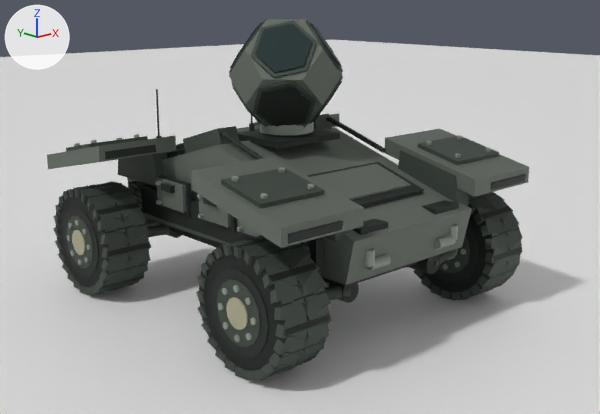
An edit to the Blender file source/blender/xb12.blend, drawn before and after from the same camera.
Before and after are seen from a camera (50 mm lens) standing at (-4.86, -5.63, 2.74) and looking at (0.06, -0.21, 0.84). The axes (+X, +Y, +Z) are drawn at upper left. The lights are the same throughout. The picture after the commit comes second.

In view in the first picture: 'REVIEW_GROUND_NOT_EXPORTED', 'SENSOR_HEX_SPHERE', 'SENSOR_INSTRUMENTS', 'SUSP_ARM_FL', 'WHEEL_FL', 'WHEEL_FR', 'WHEEL_RL', 'XB12_HULL' and 4 more.
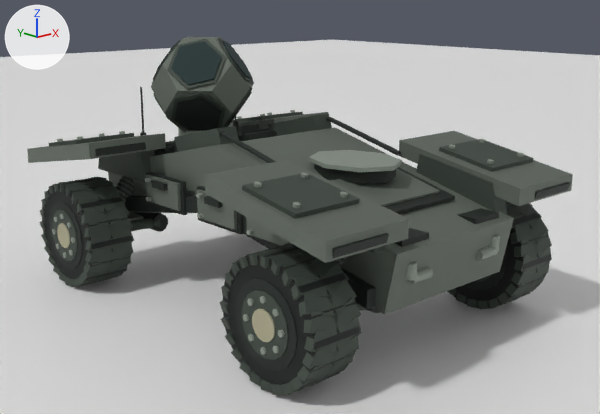
Not drawn themselves, but carrying or shaping drawn objects: ob_sensor_yaw, ob_susp_pivot_fl, ob_susp_pivot_fr, ob_susp_pivot_rl, ob_damper_aim_rl.

Where the change shows, as pixel boxes [x1, y1, x2, y2] in the pictures (600 x 414 px; the box of a moved part takes in the faces that stretch with it):
'XB12_HULL', reshaped (13% wider, 16% taller)
    before: [47, 89, 529, 285]
    after: [27, 87, 573, 315]
'WHEEL_FL', moved
    before: [196, 235, 332, 381]
    after: [219, 243, 362, 395]
'WHEEL_RL', moved
    before: [53, 181, 151, 295]
    after: [39, 177, 134, 287]
'SENSOR_INSTRUMENTS', moved
    before: [229, 19, 343, 127]
    after: [152, 36, 254, 131]
'WHEEL_FR', moved
    before: [413, 192, 523, 300]
    after: [447, 201, 552, 309]
'SENSOR_HEX_SPHERE', moved
    before: [229, 19, 342, 128]
    after: [151, 37, 254, 133]
'SUSP_ARM_RL', moved
    before: [145, 218, 181, 238]
    after: [128, 213, 168, 232]
'SUSP_ARM_FL', moved (mostly hidden afterwards)
    before: [325, 281, 359, 303]
    after: [356, 303, 380, 313]
'SUSP_ARM_FR', moved (not visible afterwards)
    before: [408, 249, 457, 274]
'DAMPER_BARREL_RL', moved
    before: [132, 181, 148, 206]
    after: [116, 176, 134, 205]
part 1 of me_mesh_0, moved or reshaped (mostly hidden)
    before: [153, 152, 167, 186]
    after: [140, 150, 155, 183]
part 2 of me_mesh_0, moved or reshaped
    before: [98, 136, 176, 162]
    after: [89, 133, 166, 159]
part 3 of me_mesh_0, moved or reshaped
    before: [89, 136, 148, 147]
    after: [76, 133, 134, 144]
part 4 of me_mesh_0, moved or reshaped
    before: [105, 145, 156, 159]
    after: [95, 142, 146, 156]
part 5 of me_mesh_0, moved or reshaped (mostly hidden)
    before: [335, 230, 350, 241]
    after: [374, 246, 383, 253]
part 6 of me_mesh_0, moved or reshaped
    before: [281, 207, 364, 248]
    after: [326, 219, 409, 263]
part 7 of me_mesh_0, moved or reshaped
    before: [260, 190, 325, 208]
    after: [295, 199, 360, 218]
part 8 of me_mesh_0, deleted
    before: [47, 89, 529, 285]
part 9 of me_mesh_0, built on
    before: [127, 114, 471, 285]
    after: [27, 87, 573, 315]

The change in detail:
me_mesh_0 is used by ob_xb12_hull; parent ob_xb12_chassis; location (0.0, 0.0, 0.0).
me_mesh_0 had 3298 vertices, 2336 faces and spanned x -1.44..1.44, y -1.7..1.68, z 0.5..1.85.
me_mesh_0 now has 3388 vertices, 2416 faces and spans x -1.44..1.44, y -2.12..2.1, z 0.52..1.85.
me_mesh_0 part 1: the loose piece of 4 vertices spanning x -0.79..-0.64, y 0.83..0.88, z 0.99..1.39 is moved by (0.0, 0.21, 0.0).
me_mesh_0 part 2: the loose piece of 4 vertices spanning x -1.44..-0.66, y 0.68, z 1.33..1.47 is moved by (0.0, 0.17, 0.0).
me_mesh_0 part 3: the loose piece of 4 vertices spanning x -1.38..-0.78, y 0.96, z 1.41..1.44 is moved by (0.0, 0.24, 0.0).
me_mesh_0 part 4: the loose piece of 4 vertices spanning x -1.38..-0.88, y 0.66..0.68, z 1.35..1.41 is moved by (0.0, 0.17, 0.0).
me_mesh_0 part 5: the loose piece of 4 vertices spanning x -0.79..-0.64, y -1.53..-1.48, z 0.99..1.25 is moved by (0.0, -0.38, 0.0).
me_mesh_0 part 6: the loose piece of 4 vertices spanning x -1.44..-0.66, y -1.68, z 1.11..1.25 is moved by (0.0, -0.42, 0.0).
me_mesh_0 part 7: the loose piece of 4 vertices spanning x -1.38..-0.78, y -1.4, z 1.31..1.35 is moved by (0.0, -0.35, 0.0).
me_mesh_0 part 8: 527 loose pieces with 2964 vertices, spanning x -1.44..1.44, y -1.7..1.68, z 0.5..1.85, are deleted.
me_mesh_0 part 9: 160 vertices removed from x -0.88..0.88, y -1.63..1.5, z 0.59..1.61; 3214 vertices added at x -1.44..1.44, y -2.12..2.1, z 0.52..1.85.
Other edits to the shape of me_mesh_0 do not show in these pictures.
Object 'SENSOR_YAW' (ob_sensor_yaw) moves from (0.0, -0.1, 2.04) to (0.0, 1.15, 1.84).
Object 'SUSP_PIVOT_FL' (ob_susp_pivot_fl) moves from (-0.5, -1.18, 0.5) to (-0.5, -1.475, 0.5).
Object 'SUSP_PIVOT_FR' (ob_susp_pivot_fr) moves from (0.5, -1.18, 0.5) to (0.5, -1.475, 0.5).
Object 'SUSP_PIVOT_RL' (ob_susp_pivot_rl) moves from (-0.5, 1.18, 0.5) to (-0.5, 1.475, 0.5).
Object 'DAMPER_AIM_RL' (ob_damper_aim_rl) moves from (-0.6, 1.18, 1.035) to (-0.6, 1.475, 1.035).
